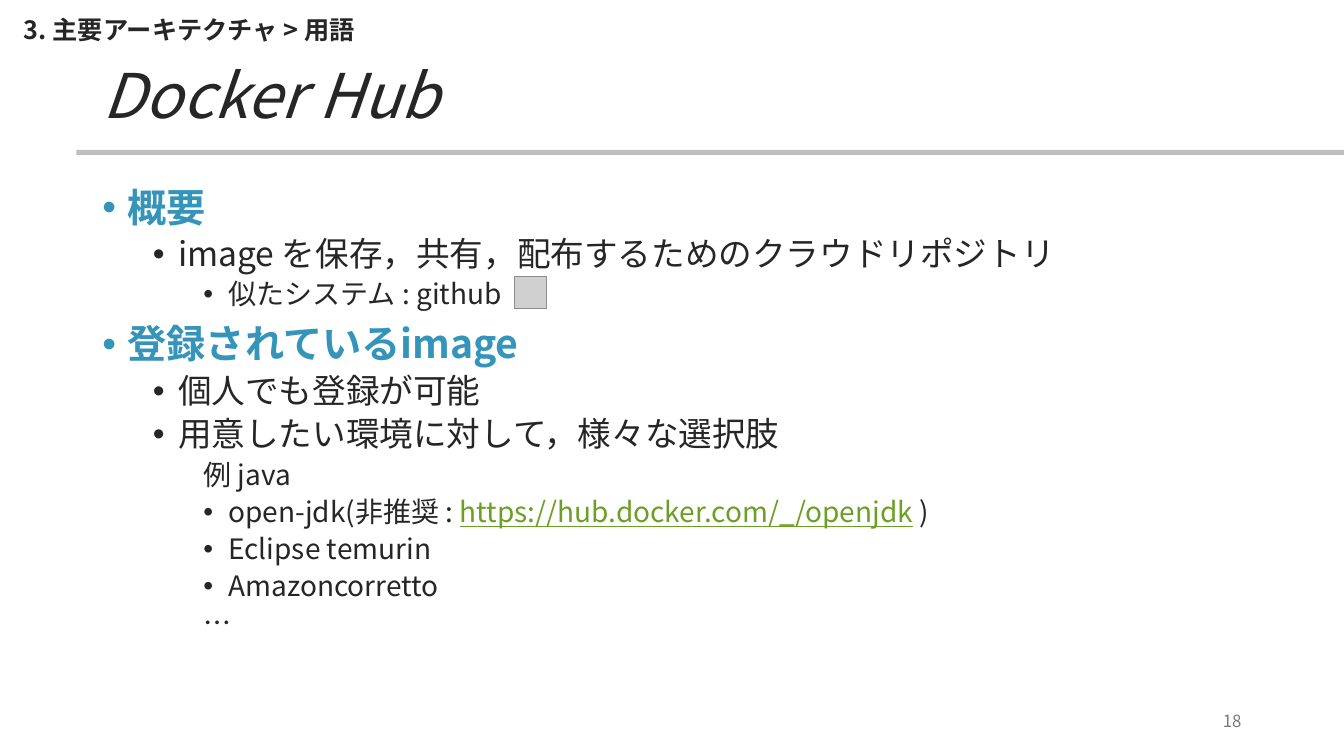
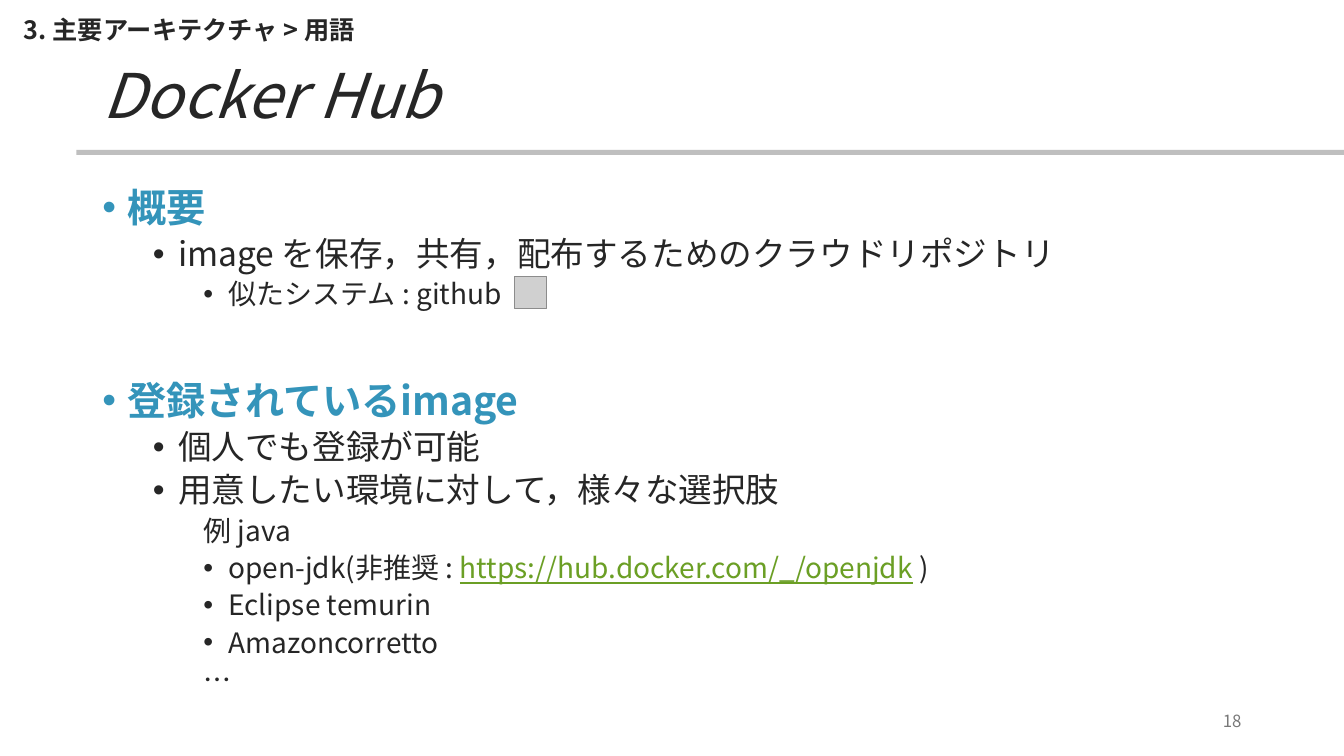
Before and after one commit to yamada-ai/java-prac, a slide deck: slide 18 of docker-container.pptx. Drawn at 1344x756 pixels with LibreOffice and Linux fonts; fonts in the diff are those of the drawing; grey boxes stand for pictures; background and template pictures are left out. Boxes give left, top, right and bottom in pixels: in the first picture for what was removed or moved away, otherwise in the second. Text is boxed around its words. In the diff, an @@ line names an element or a change of style, - is before the commit and + after.

```diff
--- a/docker-container.pptx
+++ b/docker-container.pptx
@@ text "概要" rewrapped from (x1=128, y1=188, x2=1055, y2=597) to (x1=128, y1=188, x2=1055, y2=654) @@
```
Also in this commit, not shown: 8 other slides changed, 3 slides added, 1 slide removed.
